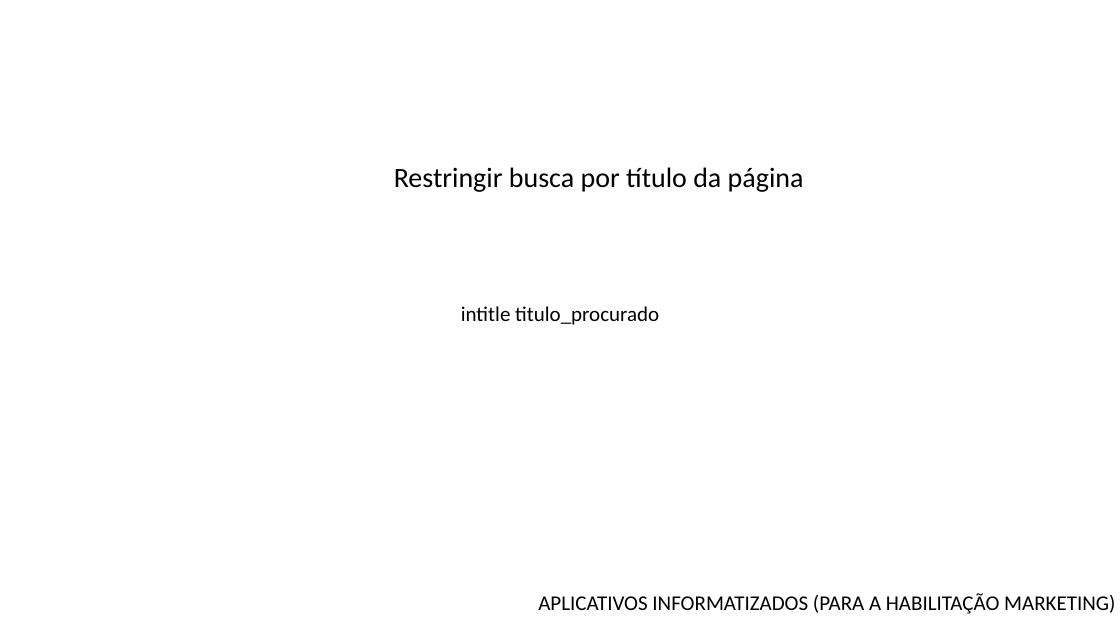
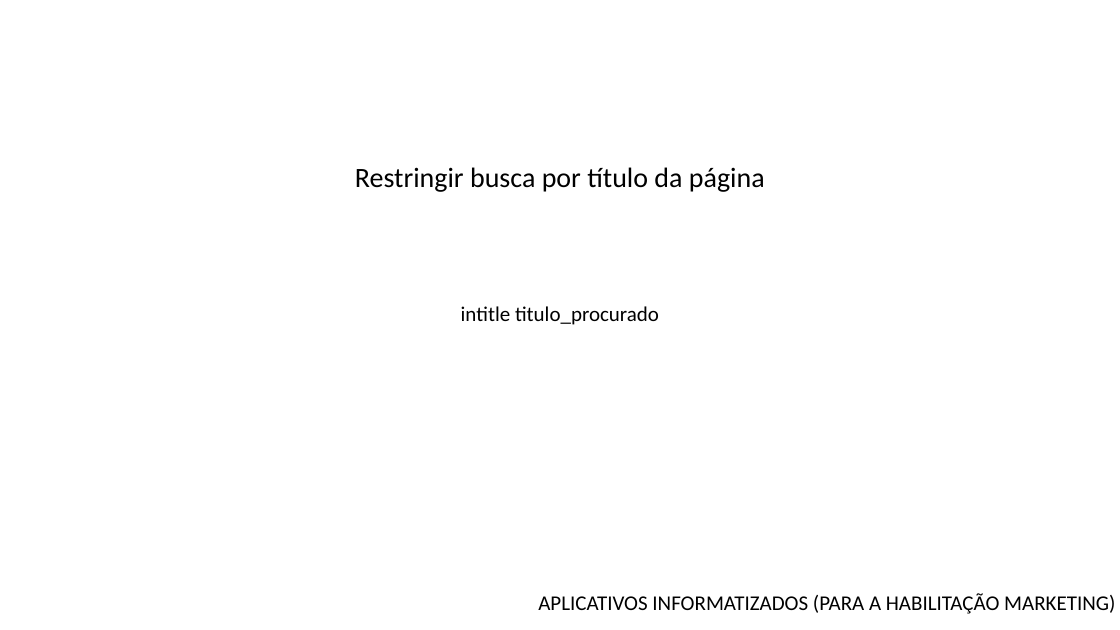
Before and after one commit to edielsi/doc-mkn, a slide deck: slide 6 of tecnica-de-pesquisa-na-web.pptx. Drawn at 1120x630 pixels with LibreOffice and Linux fonts; fonts in the diff are those of the drawing; background and template pictures are left out. Boxes give left, top, right and bottom in pixels: in the first picture for what was removed or moved away, otherwise in the second. Text is boxed around its words. In the diff, an @@ line names an element or a change of style, - is before the commit and + after.

```diff
--- a/tecnica-de-pesquisa-na-web.pptx
+++ b/tecnica-de-pesquisa-na-web.pptx
@@ text "Restringir busca por título da ...": place and size @@
-text "Restringir busca por título da ..." at (394, 167, 804, 192)
+text "Restringir busca por título da ..." at (355, 167, 765, 192)
```
Also in this commit, not shown: 5 other slides changed.
